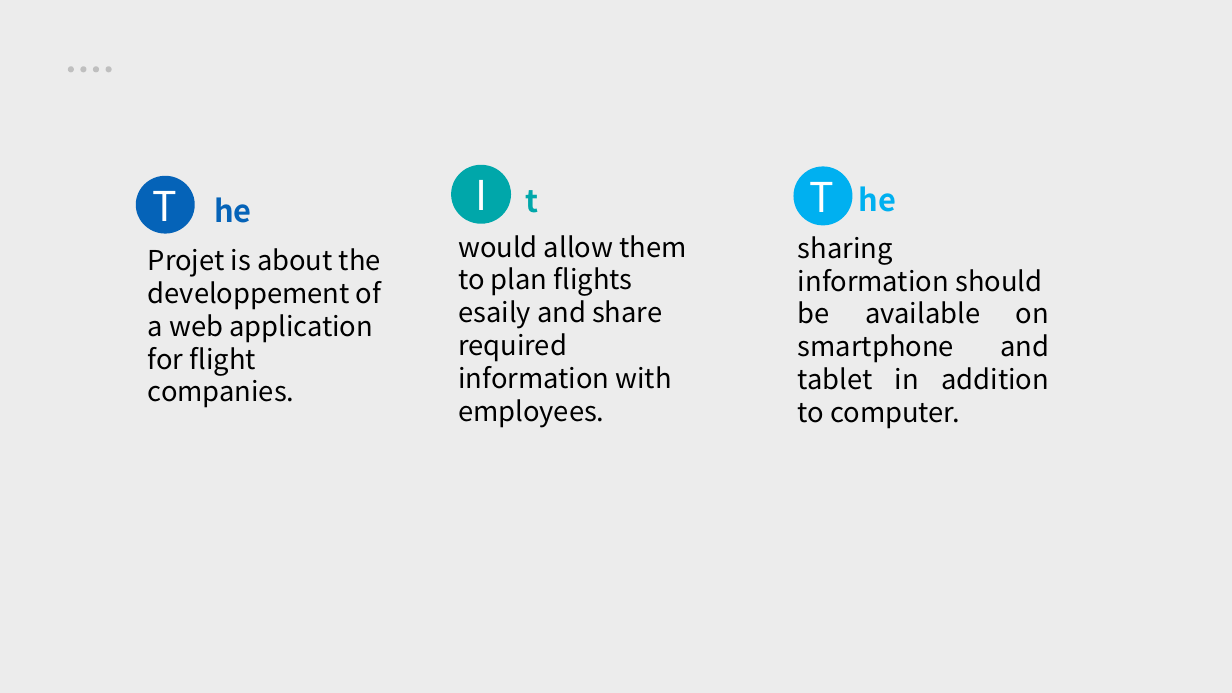
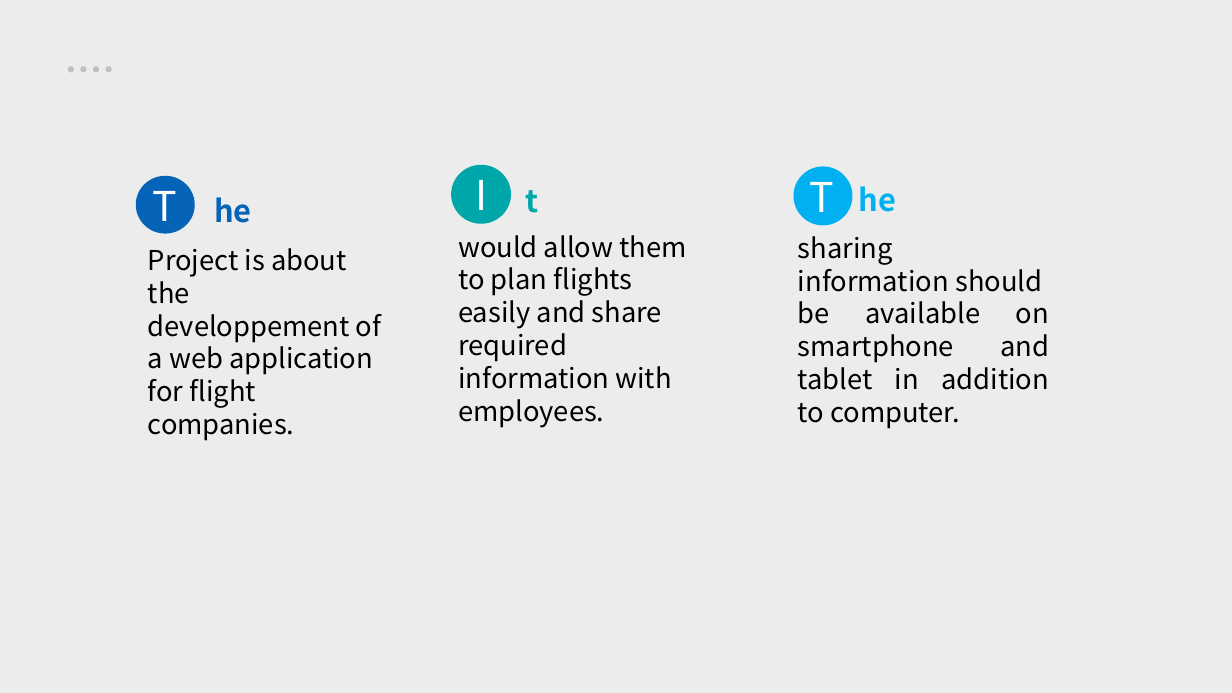
Before and after one commit to Samiaksabi/GL-M1, a slide deck: slide 4 of doc/GL-M1.odp. Drawn at 1232x693 pixels with LibreOffice and Linux fonts; fonts in the diff are those of the drawing. Boxes give left, top, right and bottom in pixels: in the first picture for what was removed or moved away, otherwise in the second. Text is boxed around its words. In the diff, an @@ line names an element or a change of style, - is before the commit and + after.

```diff
--- a/doc/GL-M1.odp
+++ b/doc/GL-M1.odp
@@ text at <box>458,235,686,428</box>: text changed @@
-would allow them to plan flights esaily and share required information with employees.
+would allow them to plan flights easily and share required information with employees.
@@ text at <box>148,248,381,441</box>: text changed @@
-Projet is about the developpement of a web application for flight companies.
+Project is about the developpement of a web application for flight companies.
```
Also in this commit, not shown: 2 other slides changed, 22 other files.
